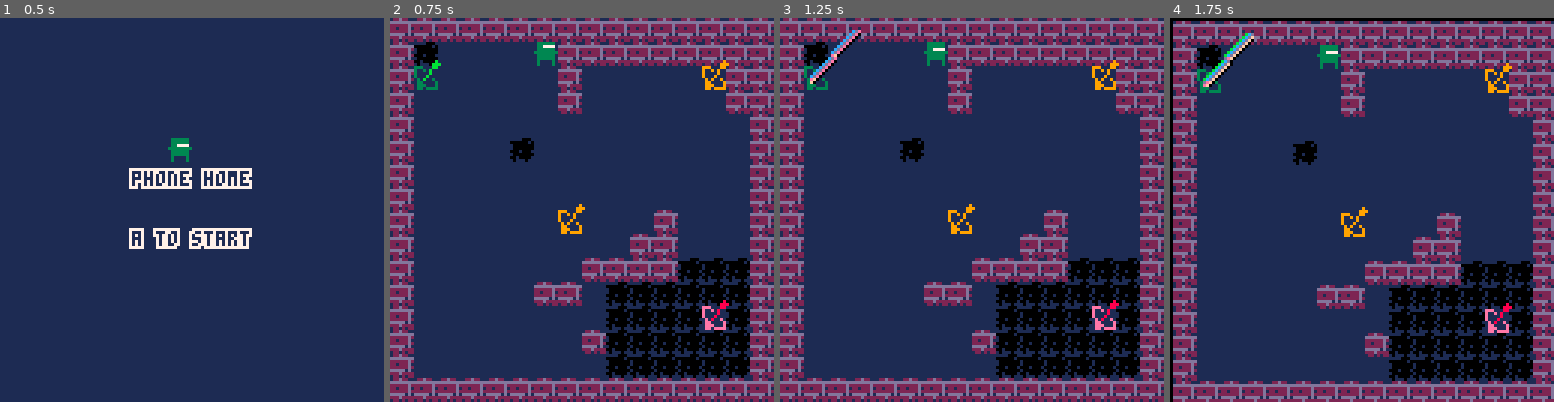
Above: before the commit, frames 1-4 (left to right).
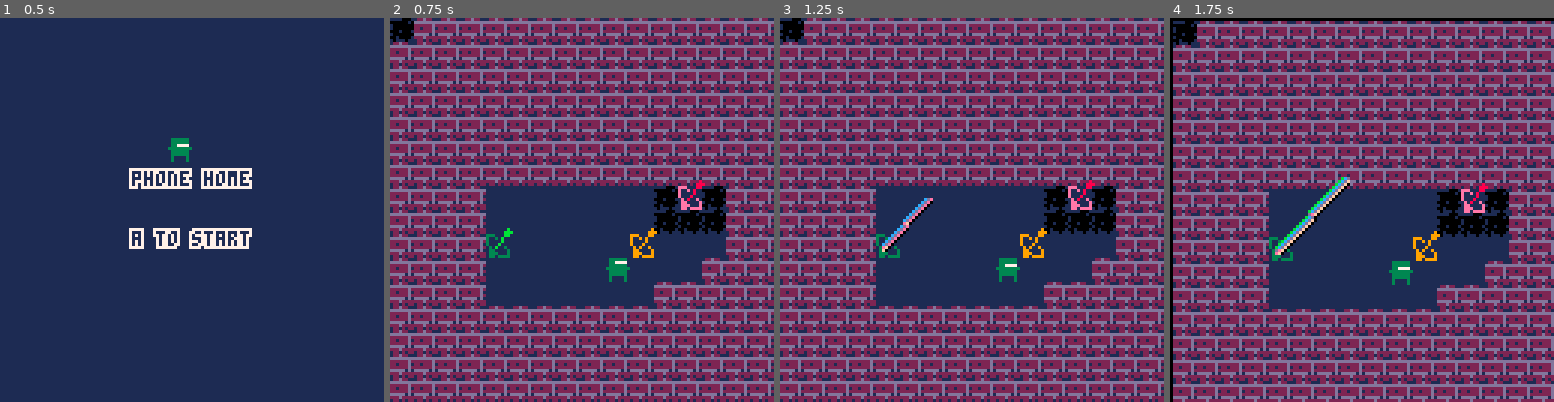
Above: after the commit, the same moments.

Repository: mccolgst/global_game_jam_18
Game: PICO-8 cartridge ggj2018.p8
The game is run twice, just before and just after one commit, with the same random seed, the same clock (stepped at 60 frames per second) and the same inputs.
Inputs:
- Up to frame 1 (0.5 s): tap X (X key) at 0.33 s
- Up to frame 2 (0.75 s): tap O (Z key) at 0.7 s
- Up to frame 3 (1.25 s): tap X (X key) at 1.07 s
- Up to frame 4 (1.75 s): hold Right from 1.6 s (still down); tap O (Z key) at 1.7 s

Frame 1 is identical in both runs. In frame 2, 52% of the frame differs, in the area x 0-94%, y 0-94%; in frame 3, 53%; in frame 4, 53%, in the area x 0-95%, y 0-95%.

Commit message:
add first level

Diff:
--- a/ggj2018.p8
+++ b/ggj2018.p8
@@ -119,8 +119,12 @@
   shots = {}
   sats = {}
   -- iterate through map level cells
-  for row=(level_idx*16),(level_idx*16)+16 do
-    for col=1,16 do
+  --level*16%128,
+  --    flr(level/8)*16
+  local xstart = level*16%128
+  local ystart = flr(level/8)*16
+  for row=xstart,xstart+16 do
+    for col=ystart,ystart+16 do
       if has(sat_sprites,
              mget(row, col)) then
         -- initialize the satellites
@@ -135,6 +139,7 @@
       if mget(row,col)==32 then
         player.x=row
         player.y=col
+        printh("playerx:"..player.x.." playery:"..player.y)
         mset(row,col,0)
       end
     end
@@ -316,10 +321,9 @@
   cls()
   rectfill(0,0,128,128,1)
   map(level*16%128,
-      (level/8)*16, -- begin cells to draw
+      flr(level/8)*16, -- begin cells to draw
       0,0, -- screen pos
       16,16)  -- height/width
-
   --spr(1,player.x*8, player.y*8)
   spr(player.sprites[player.frame+1],
       player.x*8, player.y*8,
@@ -437,19 +441,19 @@
 0000000000000000010000000000000000000000000000000000000000000000000000000000000000000000000000000001030000000200000000000000000000000000000000000000000000000000000000000000000000000000000000000000000000000000000000000000000000000000000000000000000000000000
 0000000000000000000000000000000000000000000000000000000000000000000000000000000000000000000000000000000000000000000000000000000000000000000000000000000000000000000000000000000000000000000000000000000000000000000000000000000000000000000000000000000000000000
 __map__
-3131313131313131313131313131313110000000000000000000000000000000000000000000000000000000000000000000000000000000000000000000000000000000000000000000000000000000000000000000000000000000000000000000000000000000000000000000000000000000000000000000000000000000
-3136000000002031313131313131313100000000000000000000000000000000000000000000000000000000000000000000000000000000000000000000000000000000000000000000000000000000000000000000000000000000000000000000000000000000000000000000000000000000000000000000000000000000
-3139000000000031000000000038313100000000000000000000000000000000000000000000000000000000000000000000000000000000000000000000000000000000000000000000000000000000000000000000000000000000000000000000000000000000000000000000000000000000000000000000000000000000
-3100000000000031000000000000313100000000000000000000000000000000000000000000000000000000000000000000000000000000000000000000000000000000000000000000000000000000000000000000000000000000000000000000000000000000000000000000000000000000000000000000000000000000
-3100000000000000000000000000003100000000000000000000000000000000000000000000000000000000000000000000000000000000000000000000000000000000000000000000000000000000000000000000000000000000000000000000000000000000000000000000000000000000000000000000000000000000
-3100000000360000000000000000003100000000000000000000000000000000000000000000000000000000000000000000000000000000000000000000000000000000000000000000000000000000000000000000000000000000000000000000000000000000000000000000000000000000000000000000000000000000
-3100000000000000000000000000003100000000000000000000000000000000000000000000000000000000000000000000000000000000000000000000000000000000000000000000000000000000000000000000000000000000000000000000000000000000000000000000000000000000000000000000000000000000
-3100000000000000000000000000003100000000000000000000000000000000000000000000000000000000000000000000000000000000000000000000000000000000000000000000000000000000000000000000000000000000000000000000000000000000000000000000000000000000000000000000000000000000
-3100000000000038000000310000003100000000000000000000000000000000000000000000000000000000000000000000000000000000000000000000000000000000000000000000000000000000000000000000000000000000000000000000000000000000000000000000000000000000000000000000000000000000
-3100000000000000000031310000003100000000000000000000000000000000000000000000000000000000000000000000000000000000000000000000000000000000000000000000000000000000000000000000000000000000000000000000000000000000000000000000000000000000000000000000000000000000
-3100000000000000313131313636363100000000000000000000000000000000000000000000000000000000000000000000000000000000000000000000000000000000000000000000000000000000000000000000000000000000000000000000000000000000000000000000000000000000000000000000000000000000
-3100000000003131003636363636363100000000000000000000000000000000000000000000000000000000000000000000000000000000000000000000000000000000000000000000000000000000000000000000000000000000000000000000000000000000000000000000000000000000000000000000000000000000
-3100000000000000003636363637363100000000000000000000000000000000000000000000000000000000000000000000000000000000000000000000000000000000000000000000000000000000000000000000000000000000000000000000000000000000000000000000000000000000000000000000000000000000
-3100000000000000313636363636363100000000000000000000000000000000000000000000000000000000000000000000000000000000000000000000000000000000000000000000000000000000000000000000000000000000000000000000000000000000000000000000000000000000000000000000000000000000
-3100000000000000003636363636363100000000000000000000000000000000000000000000000000000000000000000000000000000000000000000000000000000000000000000000000000000000000000000000000000000000000000000000000000000000000000000000000000000000000000000000000000000000
-3131313131313131313131313131313100000000000000000000000000000000000000000000000000000000000000000000000000000000000000000000000000000000000000000000000000000000000000000000000000000000000000000000000000000000000000000000000000000000000000000000000000000000
+3631313131313131313131313131313131313131313131313131313131313131100000000000000000000000000000000000000000000000000000000000000000000000000000000000000000000000000000000000000000000000000000000000000000000000000000000000000000000000000000000000000000000000
+3131313131313131313131313131313131360000000020313131313131313131000000000000000000000000000000000000000000000000000000000000000000000000000000000000000000000000000000000000000000000000000000000000000000000000000000000000000000000000000000000000000000000000
+3131313131313131313131313131313131390000000000310000000000383131000000000000000000000000000000000000000000000000000000000000000000000000000000000000000000000000000000000000000000000000000000000000000000000000000000000000000000000000000000000000000000000000
+3131313131313131313131313131313131000000000000310000000000003131000000000000000000000000000000000000000000000000000000000000000000000000000000000000000000000000000000000000000000000000000000000000000000000000000000000000000000000000000000000000000000000000
+3131313131313131313131313131313131000000000000000000000000000031000000000000000000000000000000000000000000000000000000000000000000000000000000000000000000000000000000000000000000000000000000000000000000000000000000000000000000000000000000000000000000000000
+3131313131313131313131313131313131000000003600000000000000000031000000000000000000000000000000000000000000000000000000000000000000000000000000000000000000000000000000000000000000000000000000000000000000000000000000000000000000000000000000000000000000000000
+3131313131313131313131313131313131000000000000000000000000000031000000000000000000000000000000000000000000000000000000000000000000000000000000000000000000000000000000000000000000000000000000000000000000000000000000000000000000000000000000000000000000000000
+3131313100000000000000363736313131000000000000000000000000000031000000000000000000000000000000000000000000000000000000000000000000000000000000000000000000000000000000000000000000000000000000000000000000000000000000000000000000000000000000000000000000000000
+3131313100000000000000363636313131000000000000380000003100000031000000000000000000000000000000000000000000000000000000000000000000000000000000000000000000000000000000000000000000000000000000000000000000000000000000000000000000000000000000000000000000000000
+3131313139000000000038000000313131000000000000000000313100000031000000000000000000000000000000000000000000000000000000000000000000000000000000000000000000000000000000000000000000000000000000000000000000000000000000000000000000000000000000000000000000000000
+3131313100000000002000000031313131000000000000003131313136363631000000000000000000000000000000000000000000000000000000000000000000000000000000000000000000000000000000000000000000000000000000000000000000000000000000000000000000000000000000000000000000000000
+3131313100000000000000313131313131000000000031310036363636363631000000000000000000000000000000000000000000000000000000000000000000000000000000000000000000000000000000000000000000000000000000000000000000000000000000000000000000000000000000000000000000000000
+3131313131313131313131313131313131000000000000000036363636373631000000000000000000000000000000000000000000000000000000000000000000000000000000000000000000000000000000000000000000000000000000000000000000000000000000000000000000000000000000000000000000000000
+3131313131313131313131313131313131000000000000003136363636363631000000000000000000000000000000000000000000000000000000000000000000000000000000000000000000000000000000000000000000000000000000000000000000000000000000000000000000000000000000000000000000000000
+3131313131313131313131313131313131000000000000000036363636363631000000000000000000000000000000000000000000000000000000000000000000000000000000000000000000000000000000000000000000000000000000000000000000000000000000000000000000000000000000000000000000000000
+3131313131313131313131313131313131313131313131313131313131313131000000000000000000000000000000000000000000000000000000000000000000000000000000000000000000000000000000000000000000000000000000000000000000000000000000000000000000000000000000000000000000000000
